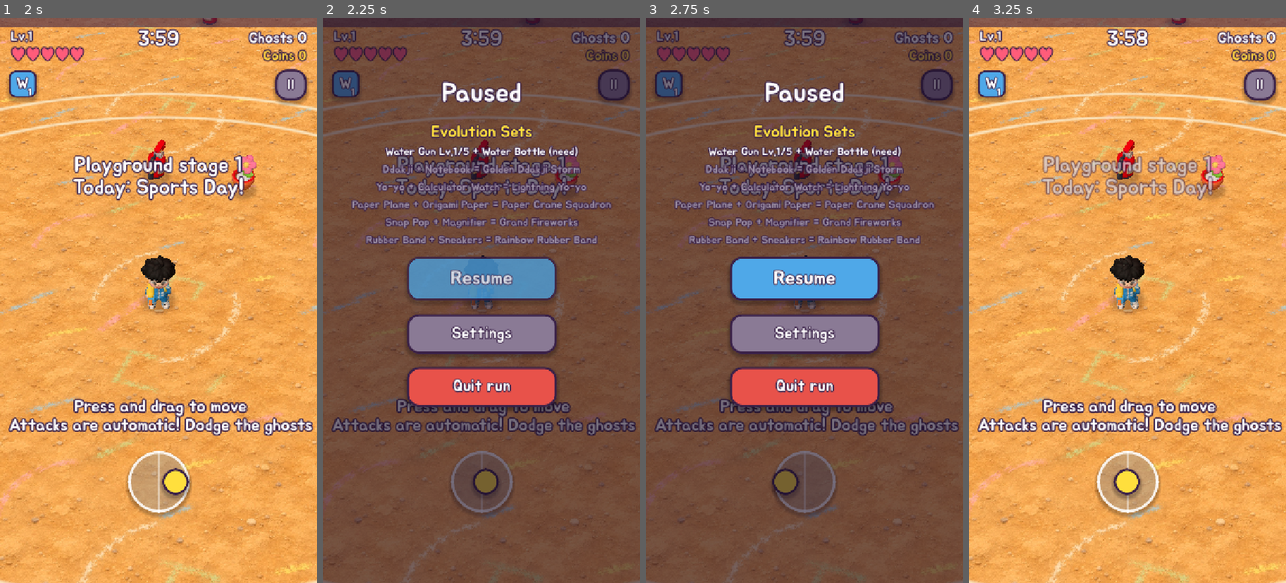
Above: before the commit, frames 1-4 (left to right).
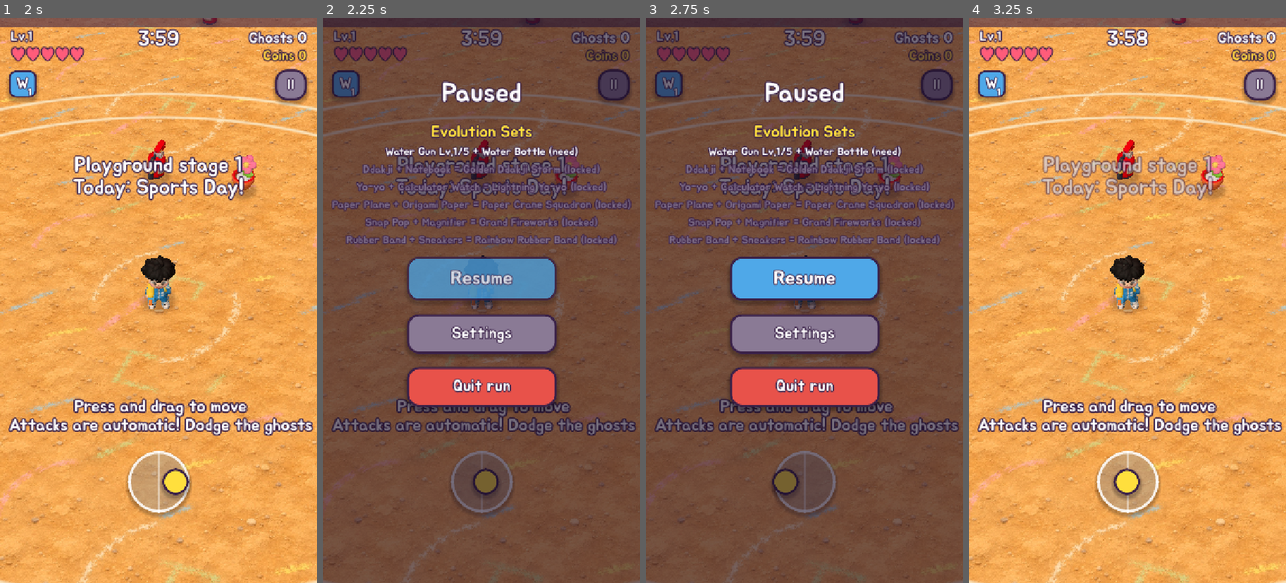
Above: after the commit, the same moments.

Repository: JSKIM2034/munbanggu
Game: Godot game, scene res://main.tscn
The game is run twice, just before and just after one commit, with the same random seed, the same clock (stepped at 60 frames per second) and the same inputs.
Inputs:
- Up to frame 1 (2 s): click "Let's go!" at 0.5 s; click "Go!" at 1.25 s
- Up to frame 2 (2.25 s): click "II" at 2 s
- Up to frame 3 (2.75 s): no input
- Up to frame 4 (3.25 s): click "Resume" at 2.75 s

Frame 1 is identical in both runs. In frame 2, 4.1% of the frame differs, in the area x 2-98%, y 25-41%; in frame 3, 4.1%; in frame 4, nothing differs.

Commit message:
진화 비법 잠금(작업 중): 시작 무기 진화만 처음부터, 나머지는 단계를 깨면 열림
아직 main에 넣지 않음. 초반 단계 난이도 조정 후 합칠 예정

Co-Authored-By: Claude Opus 5.5 <noreply@anthropic.com>
Claude-Session: https://claude.ai/code/session_01XLarQh5ud3eEhwDxtcZCLR

Diff:
--- a/source/lang_en.gd
+++ b/source/lang_en.gd
@@ -226,6 +226,11 @@
 	"시작 무기: ": "Weapon: ",
 	"특기: ": "Perk: ",
 	"한번에 모두 받기 (%d개)": "Claim all (%d)",
+	"진화 비법 잠김: 단계를 %d번 깨면 열려요 (지금 %d번)": "Evolution locked: clear %d stages to unlock (now %d)",
+	"%s 비법은 아직 잠겨 있어요!": "%s is still locked!",
+	"새 진화 비법: ": "New evolution: ",
+	"  (진화 잠김)": "  (evo locked)",
+	"(잠김)": "(locked)",
 	"기본 피해 x%.1f": "Base damage x%.1f",
 	"%s\n(지금 %d단계)": "%s\n(now stage %d)",
 	"함께해요": "On the team",
--- a/source/main.gd
+++ b/source/main.gd
@@ -230,6 +230,8 @@
 		rng.seed = 7
 	if args.has("--weekly"):
 		Save.run_cfg["weekly"] = true
+	if args.has("--meta") or (shot_mode != "" and not args.has("--menu")) or args.has("--evoall"):
+		Save.evo_all = true
 	if args.has("--meta"):
 		Save.data["shop"] = {"dmg": 4, "hp": 2, "speed": 2, "magnet": 2, "xp": 2, "luck": 1, "reroll": 1, "revive": 1}
 	if args.has("--menu"):
@@ -1785,7 +1787,20 @@
 	return d
 
 func evo_ready(id: String) -> bool:
-	return mains.get(id, 0) >= MAX_LV and supports.has(MAINS[id]["partner"]) and not evolved.has(id)
+	return mains.get(id, 0) >= MAX_LV and supports.has(MAINS[id]["partner"]) and not evolved.has(id) and evo_open(id)
+
+# 진화 비법: 내 친구의 시작 무기 비법은 처음부터 알고, 나머지는 단계를 깨면 열려요
+func evo_open(id: String) -> bool:
+	return Save.evo_open(id) or id == Save.CHARS[char_id]["weapon"]
+
+var evo_hint := {}
+func _evo_lock_hint() -> void:
+	# 세트는 모았는데 진화 비법이 잠겨 있으면 한 번 알려 줘요
+	for id in MAINS:
+		if mains.get(id, 0) >= MAX_LV and supports.has(MAINS[id]["partner"]) and not evolved.has(id) and not evo_open(id) and not evo_hint.has(id):
+			evo_hint[id] = true
+			_banner(tr("%s 비법은 아직 잠겨 있어요!") % MAINS[id]["evo"] + "\n" + Save.evo_need_text(id), Color("#ffd23f"))
+			return
 
 # =========================================================
 # 귀신
@@ -4191,9 +4206,11 @@
 			out.append([tr("%s 진화 완료!") % d["evo"], Color("#ffd23f")])
 		elif mains.has(id):
 			var have := supports.has(d["partner"])
-			out.append(["%s Lv.%d/5 + %s %s" % [d["name"], mains[id], pn, tr("(있어요)") if have else tr("(필요)")], Color("#6ee0b0") if have else Color.WHITE])
+			out.append(["%s Lv.%d/5 + %s %s" % [d["name"], mains[id], pn, tr("(있어요)") if have else tr("(필요)")] + ("" if evo_open(id) else " " + tr("(잠김)")), Color("#6ee0b0") if have else Color.WHITE])
+		elif evo_open(id):
+			out.append(["%s + %s = %s" % [d["name"], pn, d["evo"]], Color(1, 1, 1, 0.5)])
 		else:
-			out.append(["%s + %s = %s" % [d["name"], pn, d["evo"]], Color(1, 1, 1, 0.5)])
+			out.append(["%s + %s = %s %s" % [d["name"], pn, d["evo"], tr("(잠김)")], Color(1, 1, 1, 0.35)])
 	return out
 
 func _pause_menu() -> void:
@@ -4600,6 +4617,8 @@
 			col = Color(d["col"])
 			var pn: String = SUPPORTS[d["partner"]]["name"]
 			setline = tr("세트 짝꿍: %s%s") % [pn, tr("  (있어요!)") if supports.has(d["partner"]) else ""]
+			if not evo_open(c["id"]):
+				setline += tr("  (진화 잠김)")
 		"sup":
 			var d: Dictionary = SUPPORTS[c["id"]]
 			var cur: int = supports.get(c["id"], 0)
@@ -4665,6 +4684,7 @@
 				hp = mini(max_hp(), hp + 1)
 		"heal":
 			hp = mini(max_hp(), hp + 2)
+	_evo_lock_hint()
 	if from_chest:
 		_refresh_ui()
 		_refresh_slots()
@@ -4992,7 +5012,11 @@
 		"score": kills + int(elapsed) * 3 + (3000 if win else 0)}
 	var rec := {"news": []}
 	if not auto_play and shot_mode == "":
+		var evo_before := Save.evo_open_list()
 		rec = Save.record_run(result)
+		for id in Save.evo_open_list():
+			if not evo_before.has(id):
+				rec["news"].append(tr("새 진화 비법: ") + MAINS[id]["evo"] + "!")
 	if auto_play:
 		print("END missions=%d " % missions_done + "stage=%s mod=%s gacha=%d coins=%d chests=%d elites=%d " % [stage, day_mod, gacha_used, run_coins, chests_opened, elites_killed] + "win=%s t=%d kills=%d lv=%d mains=%s sup=%s evo=%s" % [win, int(elapsed), kills, level, mains, supports, evolved.keys()])
 		get_tree().quit()
--- a/source/menu.gd
+++ b/source/menu.gd
@@ -521,10 +521,11 @@
 		var nm := L("%s Lv.5 + %s" % [d["name"], sd[d["partner"]]["name"]], 34, INK, row)
 		nm.position = Vector2(140, 16)
 		main._fit(nm, 490)
-		var ev := L("= " + d["evo"], 32, Color("#d08a00"), row)
+		var op: bool = Save.evo_open(id) or id == Save.CHARS[Save.data["char"]]["weapon"]
+		var ev := L("= " + d["evo"] + ("" if op else "  " + tr("(잠김)")), 32, Color("#d08a00") if op else Color("#9b8aa5"), row)
 		ev.position = Vector2(140, 62)
 		main._fit(ev, 490)
-		var ds := L(d["evo_desc"], 22, SUB, row)
+		var ds := L(d["evo_desc"] if op else Save.evo_need_text(id), 22, SUB if op else Color("#c0506a"), row)
 		ds.position = Vector2(140, 104)
 		main._fit_box(ds, 490, 40)
 	var tip := L(tr("만난 귀신 %d / %d") % [total, Save.BESTIARY.size()], 30, Color.WHITE, vb, 8)
--- a/source/save.gd
+++ b/source/save.gd
@@ -194,7 +194,7 @@
 
 func _default() -> Dictionary:
 	return {"coins": 0, "shop": {}, "char": "chulsoo", "clears": {}, "stats": {}, "ach_claimed": [],
-		"bestiary": {}, "daily": {}, "best": {}, "runs": 0, "seen_unlock": [], "tut": {},
+		"bestiary": {}, "daily": {}, "best": {}, "runs": 0, "seen_unlock": [], "tut": {}, "evo_v": 1,
 		"opt": {"bgm": true, "sfx": true, "vib": true, "shake": true, "nums": true, "fx": true}}
 
 func opt(key: String) -> bool:
@@ -227,6 +227,10 @@
 		if d is Dictionary:
 			for k in d:
 				data[k] = d[k]
+			# 진화 비법이 생기기 전 저장: 이미 진화해 본 사람은 비법을 모두 열어 둬요
+			if not d.has("evo_v"):
+				data["evo_legacy"] = int(data["stats"].get("evos_total", 0)) > 0
+				data["evo_v"] = 1
 	if not CHARS.has(data["char"]) or not char_unlocked(data["char"]):
 		data["char"] = "chulsoo"
 	_refresh_daily()
@@ -310,6 +314,35 @@
 	data["coins"] += int(a["reward"])
 	save_data()
 	return int(a["reward"])
+
+# ---------- 진화 비법 ----------
+# 처음엔 진화가 잠겨 있고, 단계를 깰수록(모든 장소의 깬 단계 합) 하나씩 열려요
+const EVO_ORDER := ["gun", "ddakji", "plane", "yoyo", "pop", "rubber"]
+const EVO_NEED := [1, 3, 5, 7, 10, 13]
+var evo_all := false   # 스크린샷/시험용: 모두 열기
+
+func clear_total() -> int:
+	var n := 0
+	for k in data["clears"]:
+		n += int(data["clears"][k])
+	return n
+
+func evo_need(id: String) -> int:
+	var i := EVO_ORDER.find(id)
+	return EVO_NEED[i] if i >= 0 else 0
+
+func evo_open(id: String) -> bool:
+	return evo_all or data.get("evo_legacy", false) or clear_total() >= evo_need(id)
+
+func evo_open_list() -> Array:
+	var out: Array = []
+	for id in EVO_ORDER:
+		if evo_open(id):
+			out.append(id)
+	return out
+
+func evo_need_text(id: String) -> String:
+	return tr("진화 비법 잠김: 단계를 %d번 깨면 열려요 (지금 %d번)") % [evo_need(id), clear_total()]
 
 # 받을 수 있는 숙제와 도장 보상을 한꺼번에 받아요 (받은 동전 합계)
 func claim_all() -> int:
